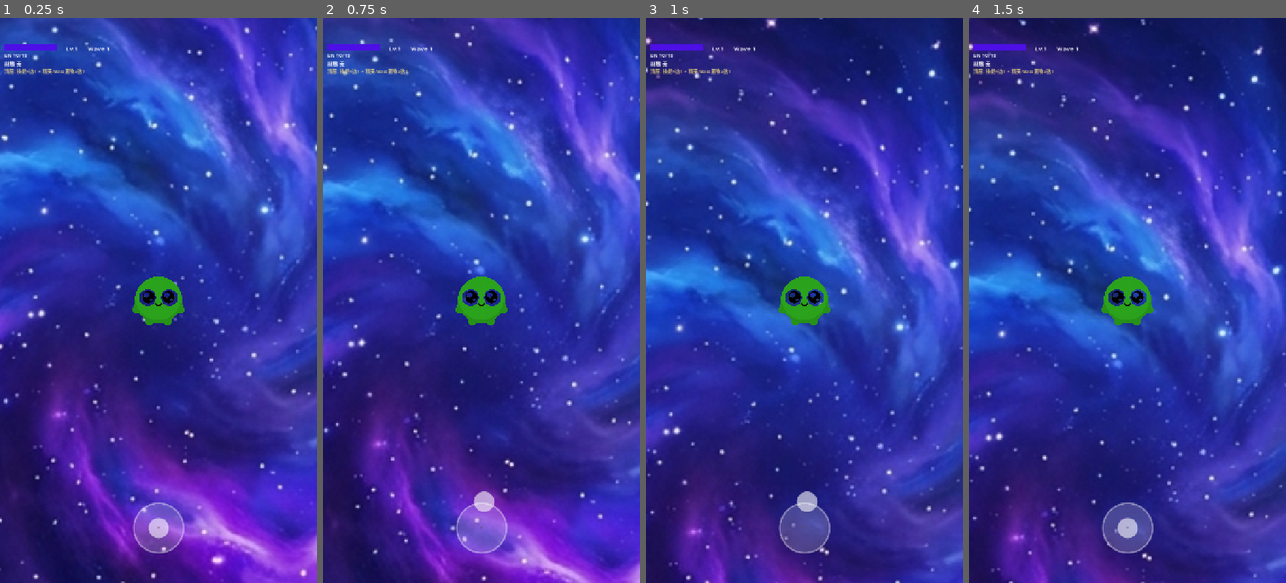
Above: before the commit, frames 1-4 (left to right).
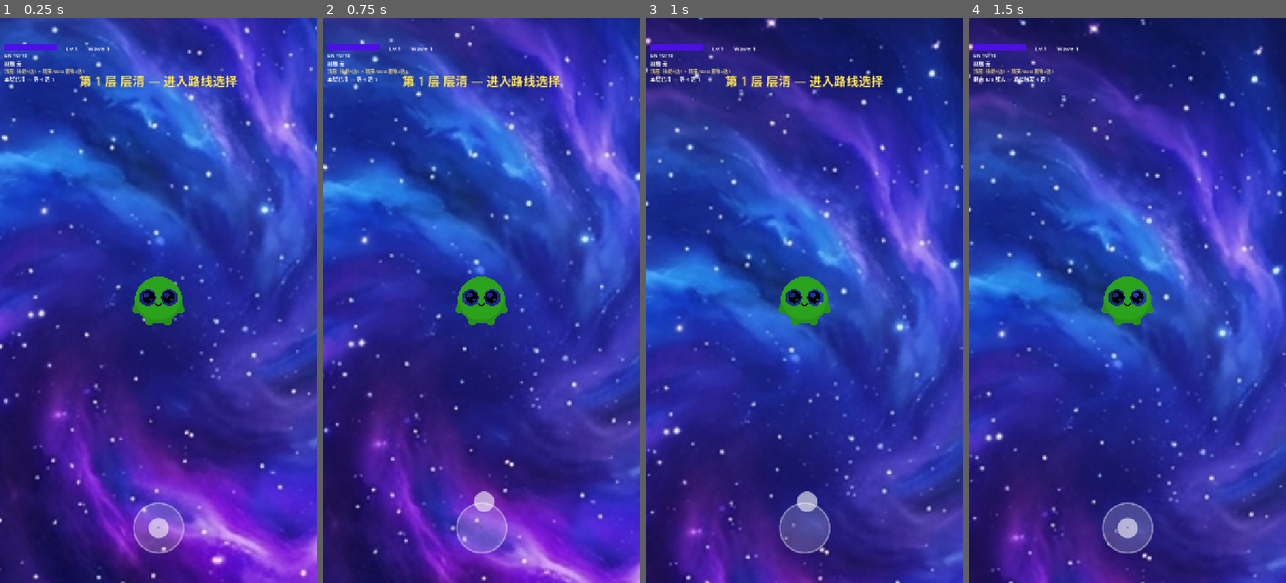
Above: after the commit, the same moments.

Repository: Gearace/DevourSurvivors
Game: Godot game, scene res://scenes/main_game.tscn
Two runs of this game, one before a commit and one after it. Both use one fixed random seed, a clock stepped at 60 frames per second and the inputs below.
Inputs (mouse positions are in pixels of both pictures, inside the frame that each line leads up to):
- Up to frame 1 (0.25 s): no input
- Up to frame 2 (0.75 s): tap Enter at 0.5 s; drag from (481, 526) to (513, 176) at 0.52 s
- Up to frame 3 (1 s): no input
- Up to frame 4 (1.5 s): drag from (1064, 328) to (1111, 413) at 1.27 s

The runs differ from the first frame. In frame 1, 0.7% of the frame differs, in the area x 1-75%, y 10-13%; in frame 2, 0.7%; in frame 3, 0.7%; in frame 4, 0.1%.

Commit message:
v1.2 清层反馈层 — 让 吃怪→清层→4选1 闭环可感知
问题: 吃掉整层怪后没有 清层横幅/剩余敌人/4选1 提示, 界面停在
'等 4 选 1'但什么都没发生, 玩家不知道发生了什么。

- wave_spawner: 新增 get_remaining_enemies / get_wave_spawn_total
  (本层已生成总数 + 剩余), 供 HUD 显示进度
- hud_controller: 新增 ① 本层剩余敌人 行 (剩余 X/Y 敌人 — 清层触发 4选1)
  ② 层清横幅 (清层后 3s, '第 N 层 层清 — 进入路线选择')
- floor_banner.gd: 清层横幅文案/时序/奖励顺序 纯数据逻辑
- 测试: test_floor_cleared_feedback.gd (横幅/剩余/时序/方法存在)

Diff:
--- /dev/null
+++ b/scripts/floor_banner.gd
@@ -0,0 +1,36 @@
+extends RefCounted
+## floor_banner.gd
+## 层清 → 决策 UI 之间补「清层横幅」感知 (GDD 七 层清反馈)
+## 纯数据/时序逻辑, 无节点依赖, 便于 headless 测试
+
+## 清层横幅文案 (GDD 七: 清层后弹 3s, 再弹进化卡 4 选 1)
+static func cleared_banner_text(floor: int, node_name: String) -> String:
+	var node_cn: String
+	match node_name:
+		"普通波", "": node_cn = "层清"
+		"精英": node_cn = "精英讨伐完成"
+		"事件": node_cn = "事件结束"
+		_: node_cn = "层清"
+	return "第 %d 层 %s — 进入路线选择" % [floor, node_cn]
+
+## 横幅停留秒数 (GDD 七: 清层反馈 3s 再弹下一层选择)
+const BANNER_DURATION_SEC: float = 3.0
+
+## 层清奖励顺序 (GDD 七)
+const CLEAR_REWARD_ORDER: Array[String] = ["进化卡 4 选 1", "遗物 3 选 1 (精英/Boss)", "路线 3 选 1"]
+
+## 当前层剩余怪物数 → 提示文案 (吃怪反馈: 还差几只)
+static func remaining_hint(remaining: int, total: int) -> String:
+	if remaining <= 0:
+		return "本层已清 — 等 4 选 1"
+	if total <= 0:
+		return ""
+	return "剩余 %d/%d 敌人 — 清层触发 4 选 1" % [remaining, total]
+
+## 横幅应显示 (层清后 3s 窗口内)
+static func banner_shown(elapsed: float) -> bool:
+	return elapsed <= BANNER_DURATION_SEC
+
+## 横幅到期 → 放行到决策 UI
+static func banner_done(elapsed: float) -> bool:
+	return elapsed >= BANNER_DURATION_SEC
--- a/scripts/hud_controller.gd
+++ b/scripts/hud_controller.gd
@@ -13,6 +13,9 @@
 # v1.2: 五行材质计数 (吃怪反馈, GDD 四)
 var _material_label: Label
 var _material_hint: Label
+var _remaining_label: Label
+var _banner: Label
+var _banner_timer: float = 0.0
 
 func _ready() -> void:
 	_gm = get_node_or_null("/root/GameManager")
@@ -84,6 +87,27 @@
 	if ga:
 		ga.add_child(_material_hint)
 
+	# v1.2: 本层剩余敌人 (吃怪反馈: 还差几只才触发 4 选 1)
+	_remaining_label = Label.new()
+	_remaining_label.name = "RemainingLabel"
+	_remaining_label.position = Vector2(10, 129)
+	_remaining_label.add_theme_font_size_override("font_size", 12)
+	_remaining_label.text = "剩余敌人 —"
+	if ga:
+		ga.add_child(_remaining_label)
+
+	# v1.2: 层清横幅 (清层后 3s 再弹 4 选 1, 补感知)
+	_banner = Label.new()
+	_banner.name = "FloorBanner"
+	_banner.position = Vector2(0, 120)
+	_banner.size = Vector2(720, 60)
+	_banner.horizontal_alignment = HORIZONTAL_ALIGNMENT_CENTER
+	_banner.add_theme_font_size_override("font_size", 28)
+	_banner.self_modulate = Color(1.0, 0.9, 0.3, 1.0)
+	_banner.visible = false
+	if ga:
+		ga.add_child(_banner)
+
 func _process(_delta: float) -> void:
 	if _gm == null:
 		return
@@ -110,6 +134,46 @@
 		hp_label.text = "HP: %d/%d" % [hp, max_hp]
 	# v1.2: 刷新五行材质计数
 	_refresh_materials()
+	# v1.2: 刷新本层剩余敌人 + 层清横幅
+	_refresh_remaining()
+	_update_banner()
+
+## v1.2: 本层剩余敌人 (吃怪反馈: 还差几只才触发 4 选 1)
+func _refresh_remaining() -> void:
+	if _remaining_label == null:
+		return
+	var sp = get_node_or_null("../WaveSpawner")
+	if sp == null or not sp.has_method("get_remaining_enemies"):
+		_remaining_label.text = "剩余敌人 —"
+		return
+	var remaining: int = sp.get_remaining_enemies()
+	var total: int = sp.get_wave_spawn_total() if sp.has_method("get_wave_spawn_total") else 0
+	var fb = load("res://scripts/floor_banner.gd")
+	_remaining_label.text = fb.remaining_hint(remaining, total)
+
+## v1.2: 层清横幅 (清层后 3s, 再弹 4 选 1)
+func _update_banner() -> void:
+	if _banner == null:
+		return
+	# 检测刚清层 (WaveSpawner._is_generating 由 true→false 且不在决策 UI)
+	var sp = get_node_or_null("../WaveSpawner")
+	if sp == null or not sp.has_method("get_remaining_enemies"):
+		return
+	var remaining: int = sp.get_remaining_enemies()
+	var rb = load("res://scripts/floor_banner.gd")
+	if remaining <= 0 and _gm.is_playing():
+		# 层清窗口内显示横幅
+		if _banner_timer <= 0.0:
+			_banner.text = rb.cleared_banner_text(_gm.current_wave, "")
+			_banner.visible = true
+		_banner_timer += 1.0 / 60.0
+		if rb.banner_done(_banner_timer):
+			_banner.visible = false
+			_banner_timer = 0.0
+	else:
+		# 未清层或决策中, 隐藏横幅
+		_banner.visible = false
+		_banner_timer = 0.0
 
 ## v1.2: 五行材质计数条 (金/木/水/火/土 + 品阶)
 func _refresh_materials() -> void:
--- /dev/null
+++ b/scripts/tests/test_floor_cleared_feedback.gd
@@ -0,0 +1,59 @@
+extends SceneTree
+## test_floor_cleared_feedback.gd — headless 测试: 清层横幅 + 剩余敌人 感知反馈
+## 运行: godot --headless -s res://scripts/tests/test_floor_cleared_feedback.gd
+
+func _initialize() -> void:
+	var gm = load("res://scripts/game_manager.gd").new()
+	gm.name = "GameManager"
+	root.add_child(gm)
+	var sp = load("res://scripts/wave_spawner.gd").new()
+	sp.name = "WaveSpawner"
+	root.add_child(sp)
+
+	print("=== 清层反馈 测试 ===")
+	var all_pass: bool = true
+
+	var fb = load("res://scripts/floor_banner.gd")
+
+	# 测试 1: 横幅文案
+	var txt: String = fb.cleared_banner_text(1, "普通波")
+	print("层清文案: ", txt)
+	if not txt.contains("第 1 层") or not txt.contains("路线"):
+		all_pass = false
+		push_error("横幅文案应含 层号 + 路线选择")
+
+	# 测试 2: 剩余提示
+	var h1: String = fb.remaining_hint(3, 5)
+	var h2: String = fb.remaining_hint(0, 5)
+	print("剩余提示: ", h1, " / ", h2)
+	if not h1.contains("3/5") or not h2.contains("已清"):
+		all_pass = false
+		push_error("剩余提示错误")
+
+	# 测试 3: 横幅时序 (3s 窗口)
+	if not fb.banner_shown(0.0) or not fb.banner_shown(2.0):
+		all_pass = false
+		push_error("3s 窗口内应显示横幅")
+	if fb.banner_shown(4.0):
+		all_pass = false
+		push_error("4s 后横幅应消失")
+	if not fb.banner_done(4.0) or fb.banner_done(2.0):
+		all_pass = false
+		push_error("banner_done 应在 >=3s 时 true")
+
+	# 测试 4: 奖励顺序
+	var order: Array[String] = fb.CLEAR_REWARD_ORDER
+	print("清层奖励顺序: ", order)
+	if order.size() != 3:
+		all_pass = false
+		push_error("清层奖励应 3 步: 进化卡→遗物→路线")
+
+	# 测试 5: wave_spawner 剩余敌人计数
+	sp.get_node_or_null("../ObjectPool")  # 无 pool 场景, 仅验证方法存在
+	if not sp.has_method("get_remaining_enemies") or not sp.has_method("get_wave_spawn_total"):
+		all_pass = false
+		push_error("wave_spawner 应有 get_remaining_enemies / get_wave_spawn_total")
+	print("wave_spawner 方法存在校验: 通过")
+
+	print("=== 测试 ", "全部通过" if all_pass else "存在失败", " ===")
+	quit(0 if all_pass else 1)
--- a/scripts/wave_spawner.gd
+++ b/scripts/wave_spawner.gd
@@ -162,6 +162,8 @@
 
 	# 打乱队列 (随机生成顺序)
 	_shuffle_queue()
+	# v1.2: 记录本层生成总数 (HUD 剩余提示)
+	_wave_spawn_total = _spawn_queue.size()
 
 	# 通知
 	if _gm:
@@ -207,6 +209,8 @@
 		for i in range(entry.get("count", 1)):
 			_spawn_queue.push_back({"type": type_id, "config": config})
 	_shuffle_queue()
+	# v1.2: 记录本层生成总数 (HUD 剩余提示)
+	_wave_spawn_total = _spawn_queue.size()
 	if _gm:
 		_gm.start_wave(floor)
 	wave_starting.emit(floor)
@@ -332,6 +336,20 @@
 	if _spawn_queue.is_empty() and _all_spawned:
 		_check_wave_complete()
 
+## v1.2: 本层剩余敌人 (供 HUD 提示), 含已生成未吞噬 + 排队中
+func get_remaining_enemies() -> int:
+	var q: int = _spawn_queue.size()
+	var active: int = 0
+	if _pool and _pool.has_method("get_active_count"):
+		active = _pool.get_active_count()
+	return q + active
+
+## v1.2: 本层已生成总数 (含已吞噬), 供 HUD 显示 剩余/总数
+var _wave_spawn_total: int = 0
+
+func get_wave_spawn_total() -> int:
+	return _wave_spawn_total
+
 ## 检查波次是否完成
 func _check_wave_complete() -> void:
 	# 等待一小段时间确保所有敌人都被处理
